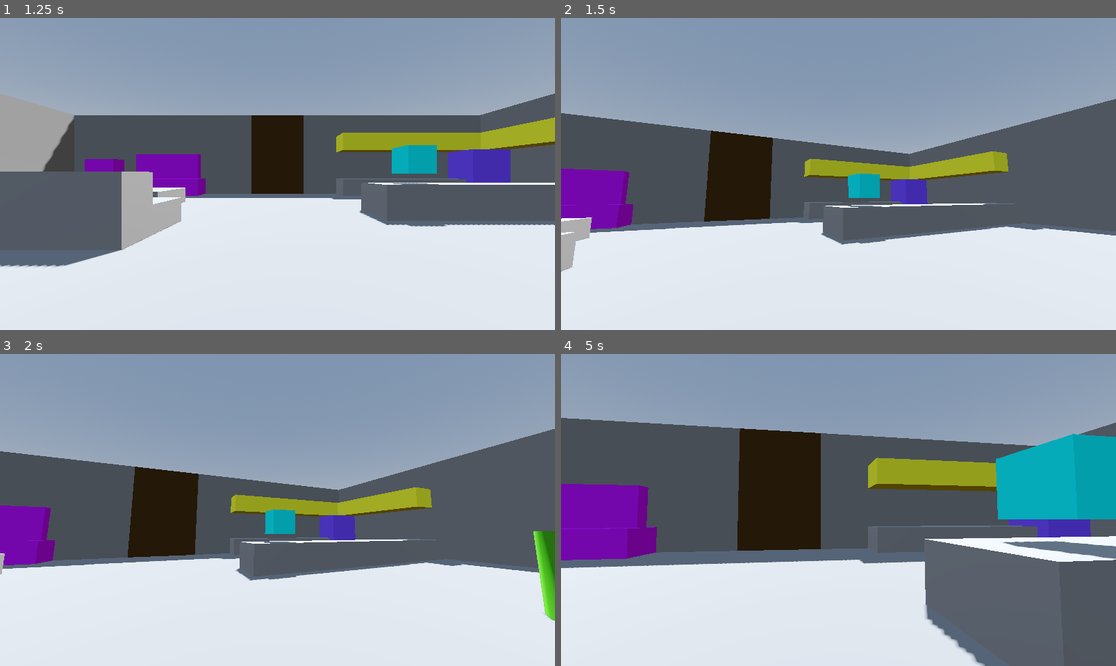
Above: before the commit, frames 1-4 (two rows, left to right).
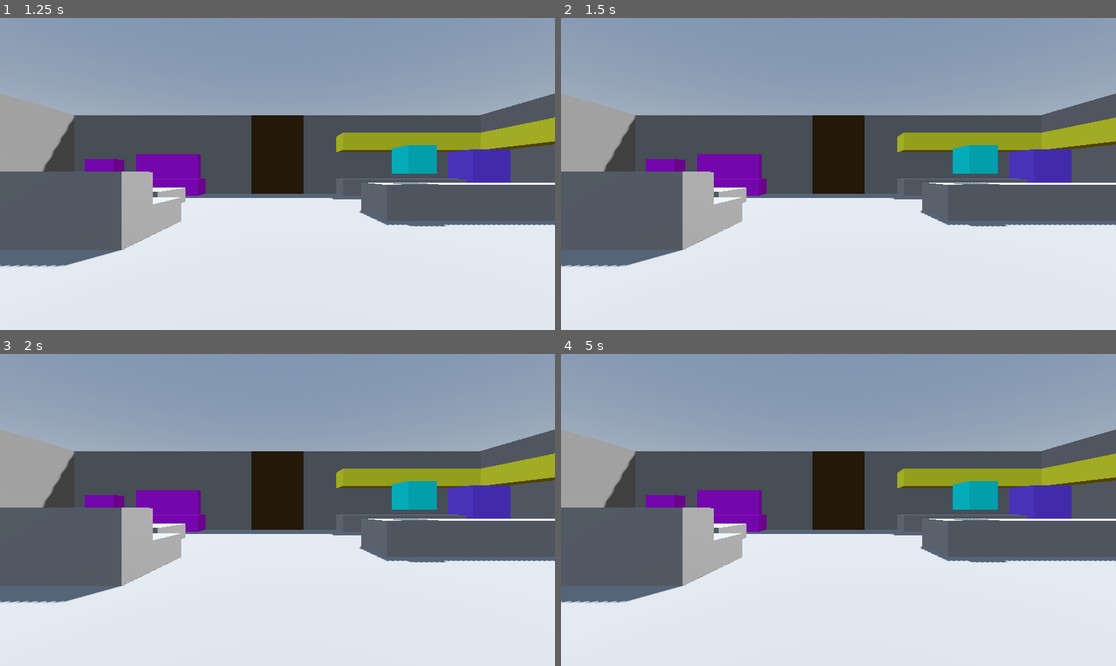
Above: after the commit, the same moments.

Repository: viamill/spooky-jam-2025
Game: Godot game, scene res://src/main_menu.tscn
Same seed, same stepped clock (60 frames per second), same inputs: the game is played once before the commit and once after it.
Inputs (mouse positions are in pixels of both pictures, inside the frame that each line leads up to):
- Up to frame 1 (1.25 s): click "Play!!" at 0.5 s
- Up to frame 2 (1.5 s): tap Enter at 1.25 s; move the mouse to (960, 158) at 1.27 s; press the mouse at (960, 158) at 1.28 s; hold D (move_right) from 1.28 s (still down)
- Up to frame 3 (2 s): keep holding D (move_right)
- Up to frame 4 (5 s): move the mouse to (810, 510) at 2.02 s; release D (move_right) at 2.03 s; release the mouse at (810, 510) at 2.03 s; hold W (move_forward) from 2.03 s (still down); click (810, 510) at 2.1 s; move the mouse to (849, 503) at 2.77 s; press the mouse at (849, 503) at 2.78 s; move the mouse to (832, 516) at 3.52 s; release the mouse at (832, 516) at 3.53 s; click (832, 516) at 3.6 s; move the mouse to (877, 513) at 4.27 s; press the mouse at (877, 513) at 4.28 s

Frame 1 is identical in both runs. In frame 2, 28% of the frame differs, in the area x 0-100%, y 24-82%; in frame 3, 28%; in frame 4, 45%, in the area x 0-100%, y 20-100%.
Error after the commit: Invalid access to property or key 'handle_input' on a base object of type 'null instance'. (res://src/game.gd:9)

Commit message:
Nme updates

Diff:
--- a/src/HousePtototype.tscn
+++ /dev/null
@@ -1,13 +0,0 @@
-[gd_scene load_steps=4 format=3 uid="uid://bfknx6tmcjolt"]
-
-[ext_resource type="Script" uid="uid://c3sw6fi03be47" path="res://src/game.gd" id="1_xqm7n"]
-[ext_resource type="PackedScene" uid="uid://5bfkb62tk8ys" path="res://temp/test_range.tscn" id="2_gbup4"]
-[ext_resource type="PackedScene" uid="uid://cpdl6ffkel75e" path="res://src/player/player.tscn" id="3_23kfu"]
-
-[node name="Game" type="Node"]
-script = ExtResource("1_xqm7n")
-
-[node name="TestRange" parent="." instance=ExtResource("2_gbup4")]
-
-[node name="Player" parent="." instance=ExtResource("3_23kfu")]
-transform = Transform3D(1, 0, 0, 0, 1, 0, 0, 0, 1, -1.67314, 0.5, 0)
--- a/src/game.tscn
+++ b/src/game.tscn
@@ -1,14 +1,14 @@
 [gd_scene load_steps=4 format=3 uid="uid://ctgqoehp6yfro"]
 
-[ext_resource type="Script" uid="uid://c3sw6fi03be47" path="res://src/game.gd" id="1_lqjwq"]
-[ext_resource type="PackedScene" uid="uid://dm8dfgpnif46k" path="res://temp/House_Level.tscn" id="2_lqjwq"]
-[ext_resource type="PackedScene" uid="uid://cpdl6ffkel75e" path="res://src/player/player.tscn" id="3_km1yn"]
+[ext_resource type="Script" uid="uid://c3sw6fi03be47" path="res://src/game.gd" id="1_xq6wo"]
+[ext_resource type="PackedScene" uid="uid://cpdl6ffkel75e" path="res://src/player/player.tscn" id="2_3msxb"]
+[ext_resource type="PackedScene" uid="uid://cd02mm4ktaqrk" path="res://temp/House_Level.tscn" id="2_xq6wo"]
 
 [node name="Game" type="Node"]
-script = ExtResource("1_lqjwq")
+script = ExtResource("1_xq6wo")
 
-[node name="House_Level" parent="." instance=ExtResource("2_lqjwq")]
+[node name="House Level" parent="." instance=ExtResource("2_xq6wo")]
 
-[node name="Player" parent="House_Level" instance=ExtResource("3_km1yn")]
+[node name="Player" parent="House Level" instance=ExtResource("2_3msxb")]
 transform = Transform3D(1, 0, 0, 0, 1, 0, 0, 0, 1, 0, 0.5, 0)
 walk_speed = 2.0
--- a/temp/test_range.tscn
+++ /dev/null
@@ -1,51 +0,0 @@
-[gd_scene load_steps=5 format=3 uid="uid://5bfkb62tk8ys"]
-
-[ext_resource type="PackedScene" uid="uid://cm37go1q8bkqv" path="res://temp/interactable_box.tscn" id="1_3vor8"]
-
-[sub_resource type="ProceduralSkyMaterial" id="ProceduralSkyMaterial_q2pfp"]
-sky_horizon_color = Color(0.662243, 0.671743, 0.686743, 1)
-ground_horizon_color = Color(0.662243, 0.671743, 0.686743, 1)
-
-[sub_resource type="Sky" id="Sky_ljpve"]
-sky_material = SubResource("ProceduralSkyMaterial_q2pfp")
-
-[sub_resource type="Environment" id="Environment_72al6"]
-background_mode = 2
-sky = SubResource("Sky_ljpve")
-tonemap_mode = 2
-glow_enabled = true
-
-[node name="TestRange" type="Node3D"]
-
-[node name="WorldEnvironment" type="WorldEnvironment" parent="."]
-environment = SubResource("Environment_72al6")
-
-[node name="DirectionalLight3D" type="DirectionalLight3D" parent="."]
-transform = Transform3D(-0.866025, -0.433013, 0.25, 0, 0.5, 0.866025, -0.5, 0.75, -0.433013, 0, 0, 0)
-shadow_enabled = true
-
-[node name="InteractableBox" parent="." instance=ExtResource("1_3vor8")]
-transform = Transform3D(1, 0, 0, 0, 1, 0, 0, 0, 1, 0, 1, -4)
-
-[node name="CSGCombiner3D" type="CSGCombiner3D" parent="."]
-use_collision = true
-
-[node name="Floor" type="CSGBox3D" parent="CSGCombiner3D"]
-transform = Transform3D(1, 0, 0, 0, 1, 0, 0, 0, 1, -0.5, 0, -0.25293)
-size = Vector3(22, 1, 21)
-
-[node name="Wall1" type="CSGBox3D" parent="CSGCombiner3D"]
-transform = Transform3D(1, 0, 0, 0, 1, 0, 0, 0, 1, -0.5, 3.5, 10)
-size = Vector3(22, 6, 1)
-
-[node name="Wall2" type="CSGBox3D" parent="CSGCombiner3D"]
-transform = Transform3D(1, 0, 0, 0, 1, 0, 0, 0, 1, -0.5, 3.5, -11)
-size = Vector3(22, 6, 1)
-
-[node name="Wall3" type="CSGBox3D" parent="CSGCombiner3D"]
-transform = Transform3D(-4.37114e-08, 0, 1, 0, 1, 0, -1, 0, -4.37114e-08, 10, 3.5, -0.5)
-size = Vector3(22, 6, 1)
-
-[node name="Wall4" type="CSGBox3D" parent="CSGCombiner3D"]
-transform = Transform3D(-4.37114e-08, 0, 1, 0, 1, 0, -1, 0, -4.37114e-08, -11, 3.5, -0.5)
-size = Vector3(22, 6, 1)
Not shown: 1 places in temp/House_Level.tscn that only renumber resources
